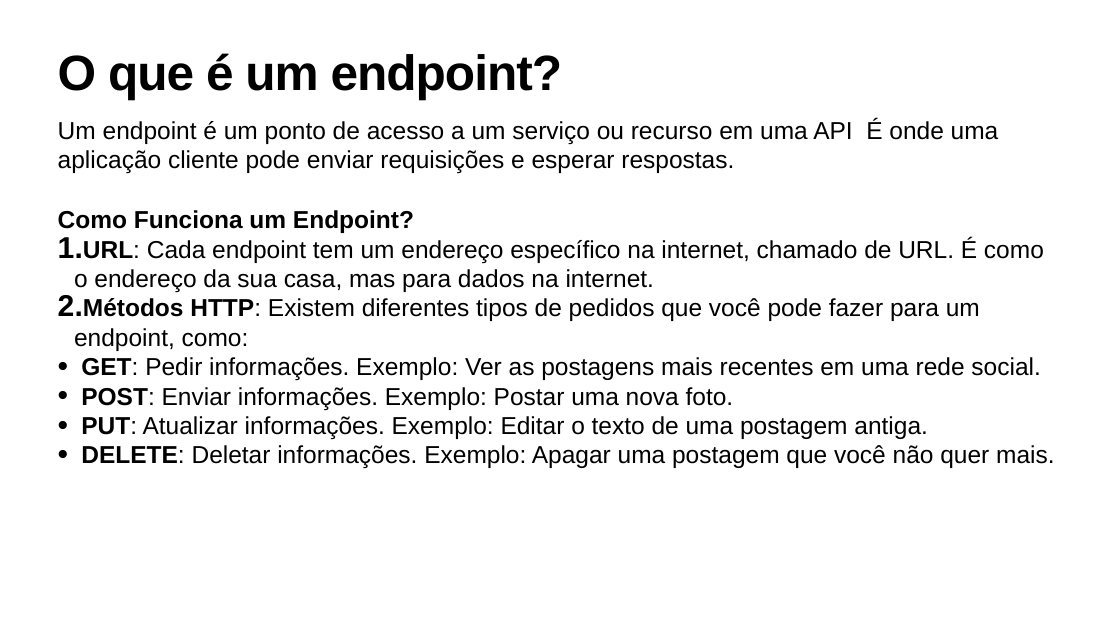
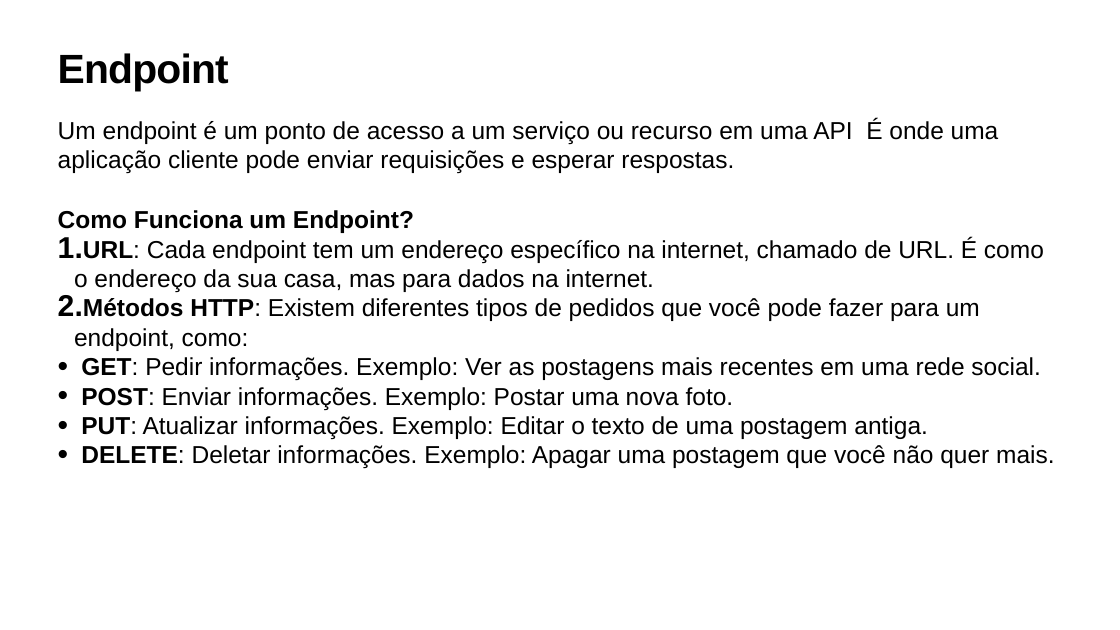
Before and after one commit to snowgui/Digimon-API-Test, a slide deck: slide 6 of aula-tech/aula-tech.pptx. Drawn at 1120x630 pixels with LibreOffice and Linux fonts; fonts in the diff are those of the drawing; background and template pictures are left out. Boxes give left, top, right and bottom in pixels: in the first picture for what was removed or moved away, otherwise in the second. Text is boxed around its words. In the diff, an @@ line names an element or a change of style, - is before the commit and + after.

```diff
--- a/aula-tech/aula-tech.pptx
+++ b/aula-tech/aula-tech.pptx
@@ title at <box>58,53,229,91</box>: text changed; size 85 to 70 pt @@
-O que é um endpoint?
+Endpoint
```
Also in this commit, not shown: 7 other slides changed, 2 other files.
